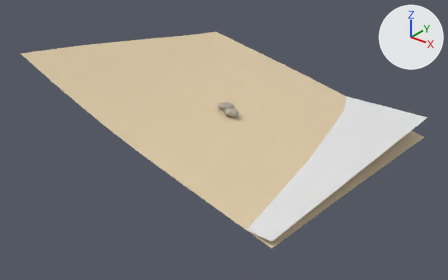
The glTF model eloria-assets/maps/nymara-regions/sunmane_steppe/chunks/14_04/world.glb: old version first, new version second.
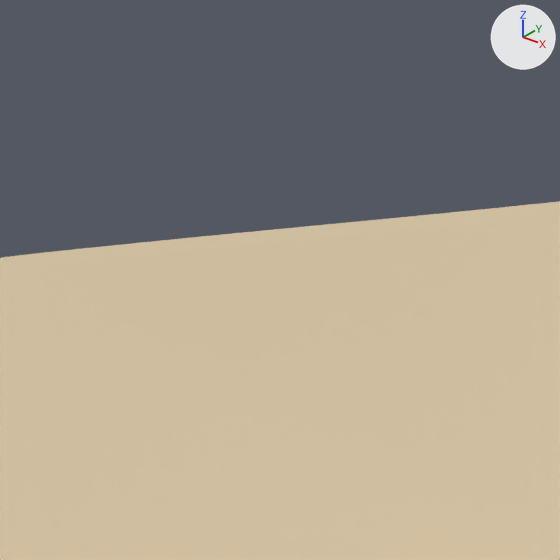
Each version is shown whole from a 50 mm lens placed at (309.3, 134.6, 88.3), pointed at (192.5, 280.6, -2.3), then close up on the part from 17% to 34% of the width and 4% to 31% of the height. The lights are fixed; the arrows at upper right show +X, +Y and +Z. The older version's two pictures come first. The close-ups show mesh edges as thin lines. Where no turn or scale is listed for an object, it has been applied to the vertices.

In view in the first close-up: 'AuthoredGround_SunmaneBase_sunmane_steppe_14_04'.
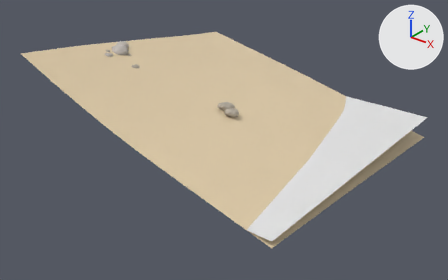
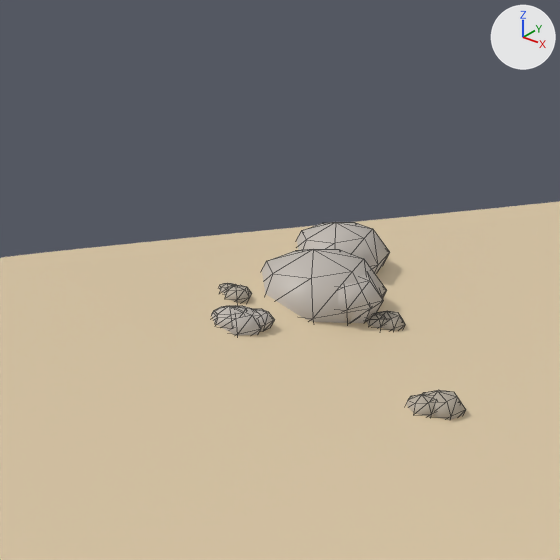
The change, as a list of edits to the scene's bpy script:
```text
Add ob_outcrop_0030_1_landmark_sunmane_cave_wind_caves_earthrock_0__landmark_sunmane_cave_wind_caves_earthrock_0__solid__sun_stone_pale:
    ob_outcrop_0030_1_landmark_sunmane_cave_wind_caves_earthrock_0__landmark_sunmane_cave_wind_caves_earthrock_0__solid__sun_stone_pale = bpy.data.objects.new('Outcrop_0030_1_Landmark_sunmane_cave_wind_caves_EarthRock_0__Landmark_sunmane_cave_wind_caves_EarthRock_0__solid__sun_stone_pale', me_landmark_sunmane_cave_wind_caves_earthrock_0__solid__sun_stone_pale)  # a UV sphere (7 segments, 4 rings, poles along z) spanning x -1.54..0.97, y -0.87..1.63, z -0.88..0.88; a UV sphere (7 segments, 4 rings, poles along z) spanning x -1.41..0.47, y -1.43..0.45, z -0.48..0.9; in mat_sun_stone_pale_004 (its picture is missing)
    ob_outcrop_0030_1_landmark_sunmane_cave_wind_caves_earthrock_0__landmark_sunmane_cave_wind_caves_earthrock_0__solid__sun_stone_pale.location = (159.79, 273.36, 18.12)
Add ob_outcrop_0030_0_landmark_sunmane_cave_east_adit_earthrock_1__landmark_sunmane_cave_east_adit_earthrock_1__solid__sun_stone_pale:
    ob_outcrop_0030_0_landmark_sunmane_cave_east_adit_earthrock_1__landmark_sunmane_cave_east_adit_earthrock_1__solid__sun_stone_pale = bpy.data.objects.new('Outcrop_0030_0_Landmark_sunmane_cave_east_adit_EarthRock_1__Landmark_sunmane_cave_east_adit_EarthRock_1__solid__sun_stone_pale', me_landmark_sunmane_cave_east_adit_earthrock_1__solid__sun_stone_pale)  # a UV sphere (7 segments, 4 rings, poles along z) spanning x -0.58..0.88, y -0.55..0.89, z -0.51..0.51; a UV sphere (7 segments, 4 rings, poles along z) spanning x -0.91..0.19, y -0.41..0.66, z -0.28..0.52; in mat_sun_stone_pale_003 (its picture is missing)
    ob_outcrop_0030_0_landmark_sunmane_cave_east_adit_earthrock_1__landmark_sunmane_cave_east_adit_earthrock_1__solid__sun_stone_pale.location = (148.8, 270.78, 22.24)
Add ob_outcrop_0046_1_landmark_sunmane_cave_drovers_shelter_earthrock_2__landmark_sunmane_cave_drovers_shelter_earthrock_2__solid__sun_stone_pale:
    ob_outcrop_0046_1_landmark_sunmane_cave_drovers_shelter_earthrock_2__landmark_sunmane_cave_drovers_shelter_earthrock_2__solid__sun_stone_pale = bpy.data.objects.new('Outcrop_0046_1_Landmark_sunmane_cave_drovers_shelter_EarthRock_2__Landmark_sunmane_cave_drovers_shelter_EarthRock_2__solid__sun_stone_pale', me_landmark_sunmane_cave_drovers_shelter_earthrock_2__solid__sun_stone_pale)  # a UV sphere (7 segments, 4 rings, poles along z) spanning x -1.08..0.68, y -0.62..1.15, z -0.62..0.62; a UV sphere (7 segments, 4 rings, poles along z) spanning x -1.01..0.3, y -1.0..0.33, z -0.34..0.63; in mat_sun_stone_pale_002 (its picture is missing)
    ob_outcrop_0046_1_landmark_sunmane_cave_drovers_shelter_earthrock_2__landmark_sunmane_cave_drovers_shelter_earthrock_2__solid__sun_stone_pale.location = (152.69, 276.93, 19.99)
Add ob_kit_grey_boulder_2__sun_stone_menhir:
    ob_kit_grey_boulder_2__sun_stone_menhir = bpy.data.objects.new('Kit_grey_boulder_2__sun_stone_menhir', me_kit_grey_boulder_2__sun_stone_menhir)  # a UV sphere (7 segments, 4 rings, poles along z) spanning x -2.52..4.04, y -3.71..2.88, z -2.38..2.38; a UV sphere (7 segments, 4 rings, poles along z) spanning x -4.37..0.55, y 1.06..6.0, z -1.22..2.3; a UV sphere (6 segments, 4 rings, poles along z) spanning x 0.16..4.08, y -2.1..2.1, z -1.16..1.54; in mat_sun_stone_menhir_001 (its picture is missing)
    ob_kit_grey_boulder_2__sun_stone_menhir.location = (148.78, 275.92, 21.12)
Add ob_kit_grey_boulder_0__sun_stone_menhir:
    ob_kit_grey_boulder_0__sun_stone_menhir = bpy.data.objects.new('Kit_grey_boulder_0__sun_stone_menhir', me_kit_grey_boulder_0__sun_stone_menhir)  # a UV sphere (7 segments, 4 rings, poles along z) spanning x -1.49..1.31, y -1.49..1.24, z -0.9..0.9; a UV sphere (7 segments, 4 rings, poles along z) spanning x -1.18..0.92, y -1.36..0.69, z -0.54..0.99; a UV sphere (6 segments, 4 rings, poles along z) spanning x -0.55..1.2, y -0.02..1.69, z -0.48..0.64; in mat_sun_stone_menhir (its picture is missing)
    ob_kit_grey_boulder_0__sun_stone_menhir.location = (150.93, 269.21, 21.62)
```

Location of each change, (x1, y1, x2, y2) in pixels of the close-ups (560 x 560 px):
'Kit_grey_boulder_2__sun_stone_menhir', added: after (262, 222, 389, 323)
'Kit_grey_boulder_0__sun_stone_menhir', added: after (211, 306, 274, 336)
'Outcrop_0030_1_Landmark_sunmane_cave_wind_caves_EarthRock_0__Landmark_sunmane_cave_wind_caves_EarthRock_0__solid__sun_stone_pale', added: after (406, 390, 466, 420)
'Outcrop_0046_1_Landmark_sunmane_cave_drovers_shelter_EarthRock_2__Landmark_sunmane_cave_drovers_shelter_EarthRock_2__solid__sun_stone_pale', added: after (366, 311, 405, 331)
'Outcrop_0030_0_Landmark_sunmane_cave_east_adit_EarthRock_1__Landmark_sunmane_cave_east_adit_EarthRock_1__solid__sun_stone_pale', added: after (219, 283, 252, 302)
